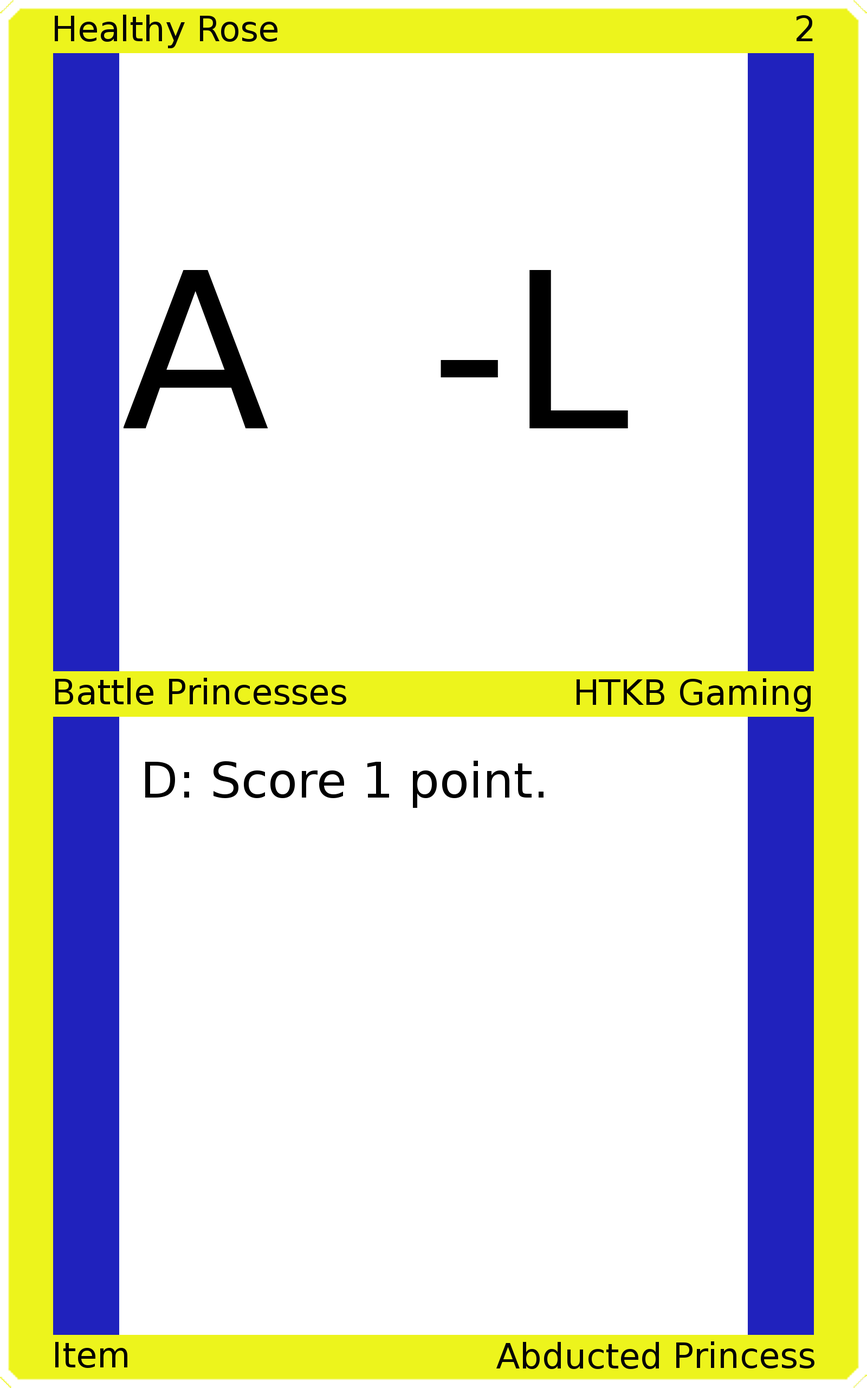
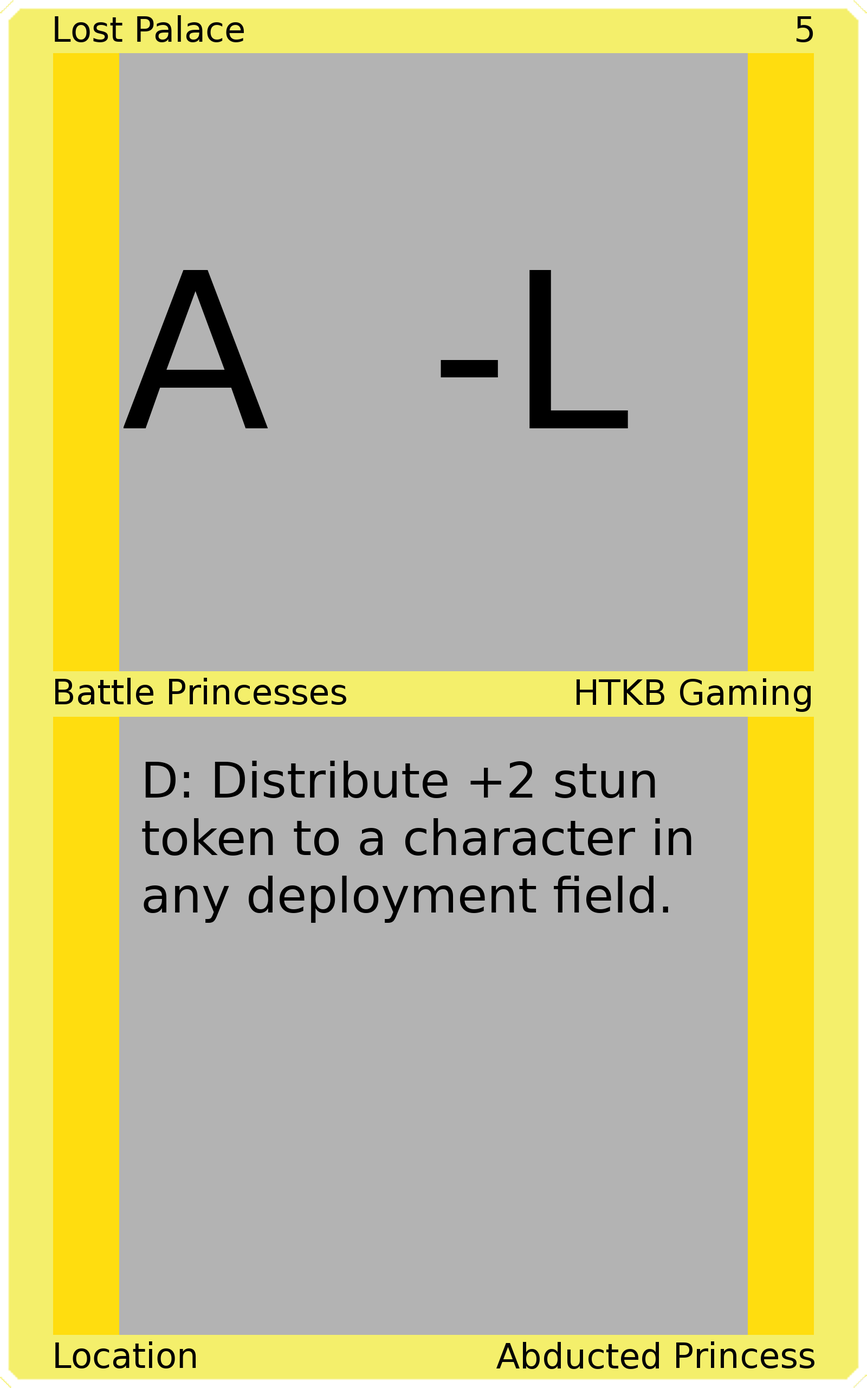
Two versions of the same layered image (867 × 1388). Layer-by-layer changes:
painted on "Upper Left" over [54, 14, 278, 49]
painted on "Upper Right" over [796, 15, 814, 43]
painted on "Bottom Left" over [55, 1340, 197, 1369]
painted on "Card Text" over [142, 760, 692, 923]
painted on "Border" over [0, 0, 867, 1388]
painted on "Top Background" over [119, 53, 748, 674]
painted on "Bottom Background" over [119, 715, 748, 1336]
painted on "Background" over [35, 35, 832, 1352]
